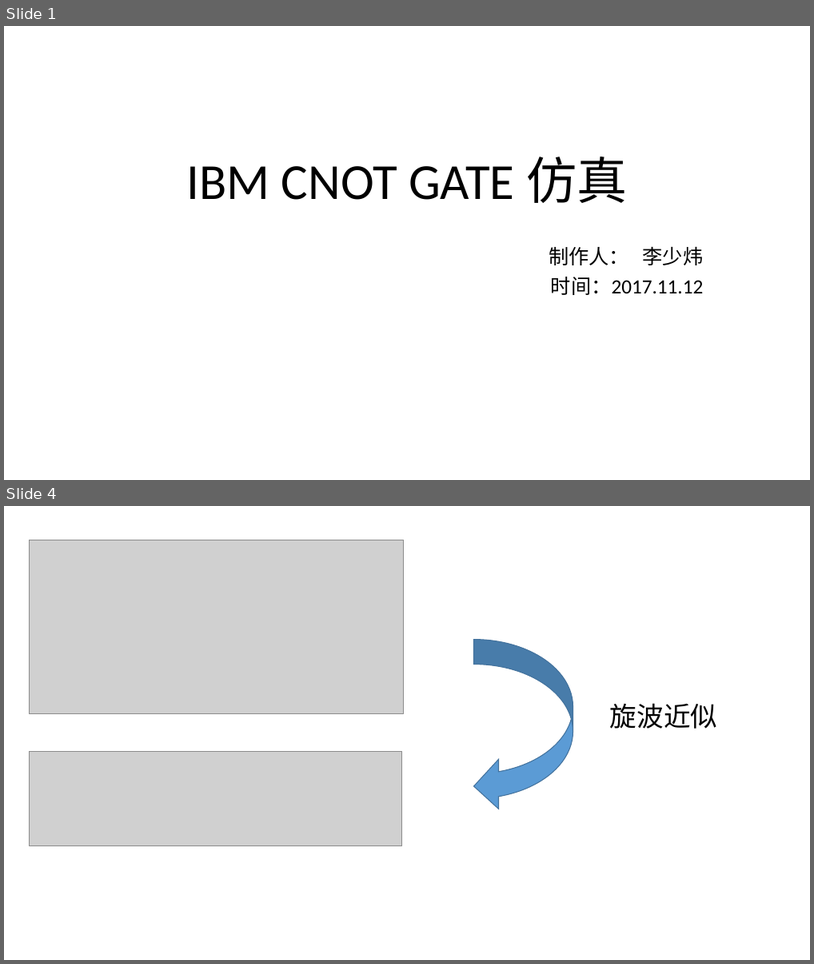
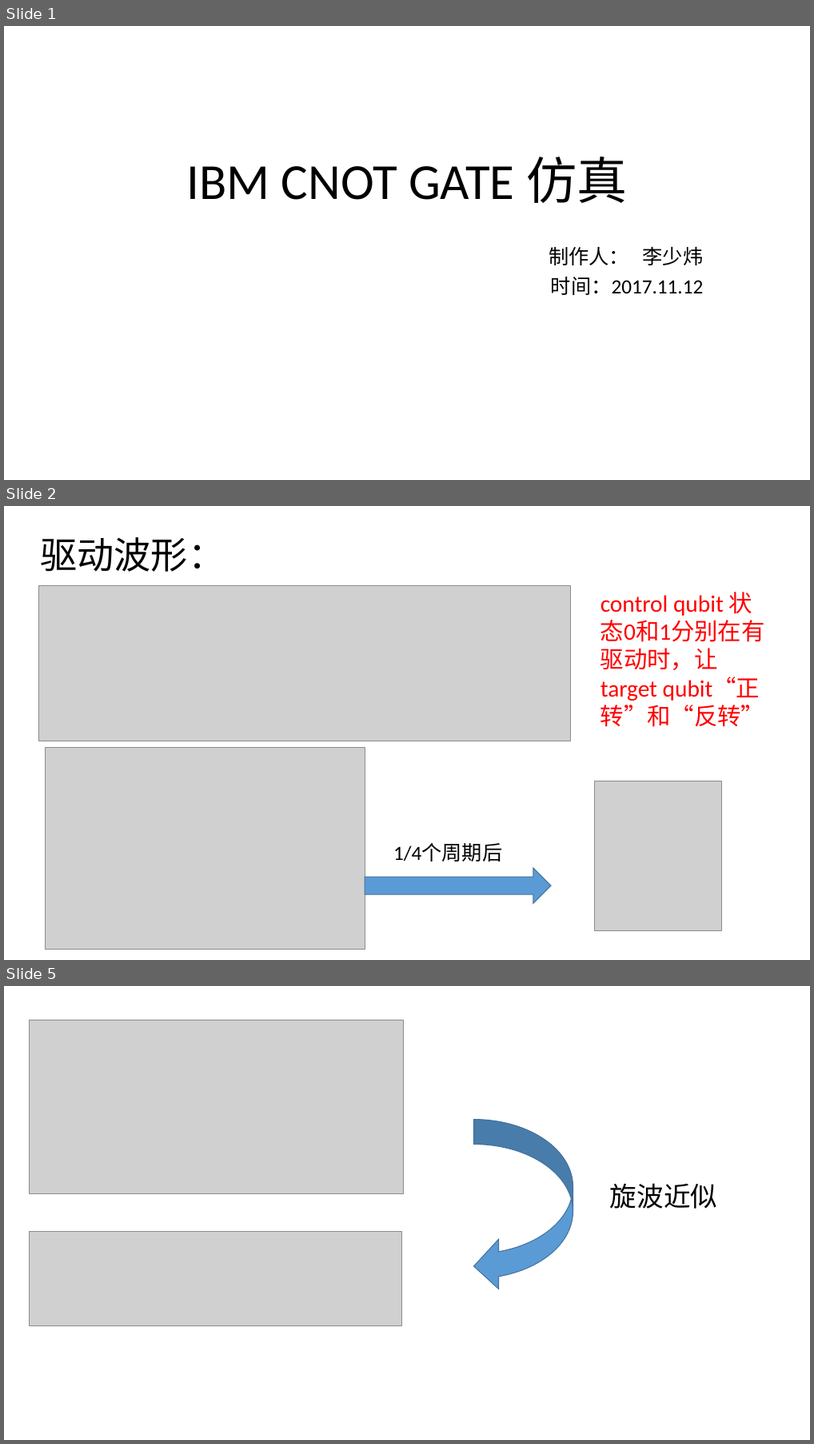
Before and after one commit to liyaochong/Quantum-Circuit, a slide deck: 程序/程序/programme/two qubit gate/CZgate/IBM/ppt/IBM_CNOT仿真分析.pptx. Shown one above the other, each under a label of ours: slides 1 and 4 before the commit, slides 1, 2 and 5 after it; the slides between them are not shown. The pictures are 814x964 and 814x1444 pixels, drawn with LibreOffice and Linux fonts; fonts in the diff are those of the drawing; grey boxes stand for pictures. Boxes give left, top, right and bottom in pixels: in the first picture for what was removed or moved away, otherwise in the second. Text is boxed around its words. In the diff, an @@ line names an element or a change of style, - is before the commit and + after.

```diff
--- a/程序/程序/programme/two qubit gate/CZgate/IBM/ppt/IBM_CNOT仿真分析.pptx
+++ b/程序/程序/programme/two qubit gate/CZgate/IBM/ppt/IBM_CNOT仿真分析.pptx
@@ slide 2 added at (4,506,810,960), background #FFFFFF @@
@@ title added at (40,537,225,572), 44 pt, text #000000 @@
+驱动波形：
@@ picture added at (39,585,571,740) @@
@@ text added at (601,592,766,727), 28 pt, text #FF0000 @@
+control qubit 状态0和1分别在有驱动时，让target qubit“正转”和“反转”
@@ picture added at (45,748,365,949) @@
@@ picture added at (595,781,722,931) @@
@@ text added at (394,844,502,861), 24 pt, text #000000 @@
+1/4个周期后
@@ right arrow added at (365,868,551,904), fill #5B9BD5, outline #43739E 1 pt @@
@@ what was slide 4 is now slide 5 @@
```
Also in this commit, not shown: 7 slides changed, 9 other slides added, 3 slides removed, 13 other files.
